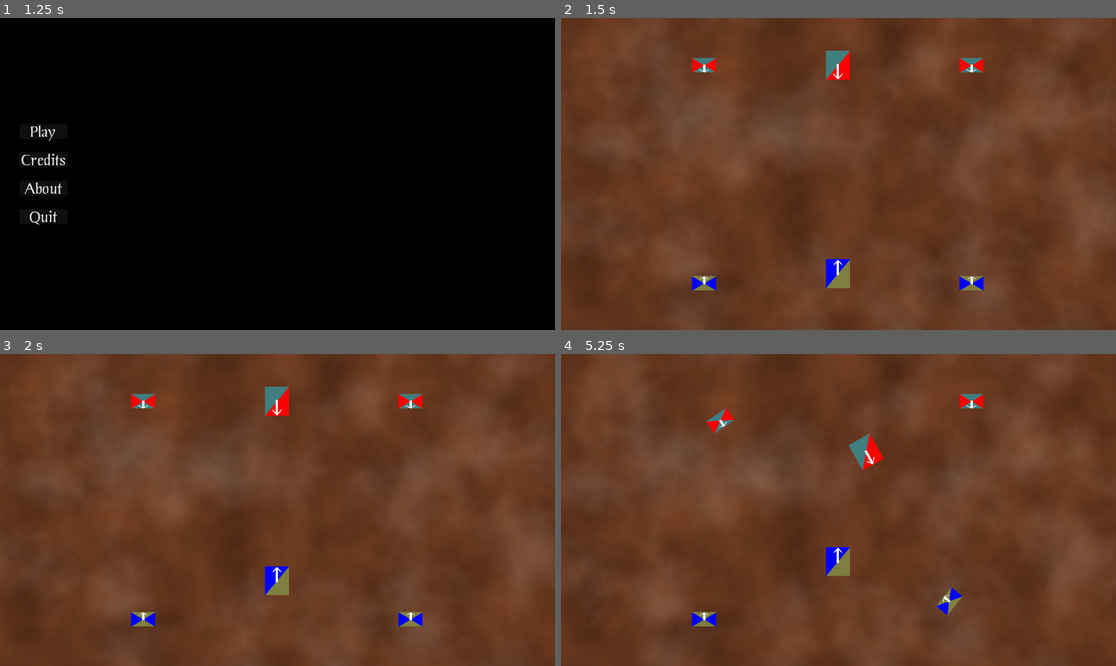
Above: before the commit, frames 1-4 (two rows, left to right).
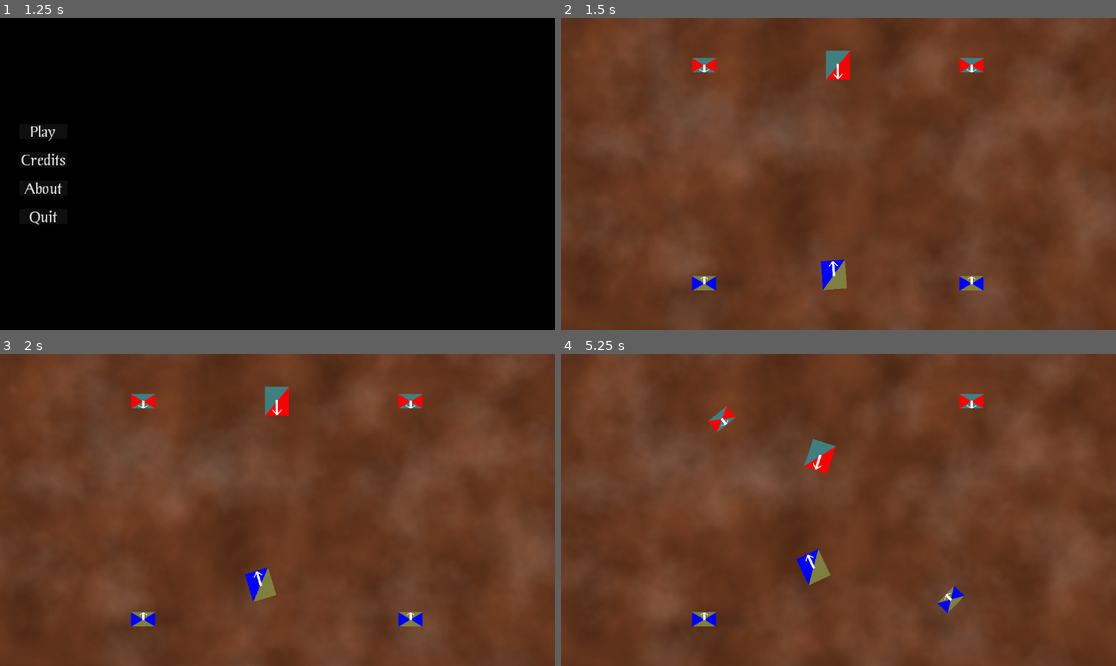
Above: after the commit, the same moments.

Repository: Habidakus/fantasy-battle
Game: Godot game, scene res://Scenes/TopLevelStateMachine.tscn
Same seed, same stepped clock (60 frames per second), same inputs: the game is played once before the commit and once after it.
Inputs (mouse positions are in pixels of both pictures, inside the frame that each line leads up to):
- Up to frame 1 (1.25 s): tap Enter at 0.5 s; move the mouse to (399, 158) at 0.52 s; click (399, 158) at 0.67 s
- Up to frame 2 (1.5 s): click "Play" at 1.25 s
- Up to frame 3 (2 s): no input
- Up to frame 4 (5.25 s): move the mouse to (727, 525) at 2.02 s; click (727, 525) at 2.17 s; move the mouse to (894, 441) at 2.77 s; click (894, 441) at 2.92 s; move the mouse to (810, 572) at 3.52 s; click (810, 572) at 3.67 s; move the mouse to (1005, 556) at 4.27 s; click (1005, 556) at 4.42 s; move the mouse to (672, 463) at 5.02 s; click (672, 463) at 5.17 s

Frame 1 is identical in both runs. In frame 2, 0.3% of the frame differs, in the area x 46-53%, y 77-88%; in frame 3, 0.7%; in frame 4, 1.9%, in the area x 26-73%, y 16-84%.

Commit message:
Make charging units flush against their targets, have AI consider more points around a target to move towards.

Diff:
--- a/Scripts/AIArmyController.gd
+++ b/Scripts/AIArmyController.gd
@@ -11,7 +11,7 @@
 
 func RequestOrders(squad : Squad) -> void:
 	var game_state : GameState = _turn_engine.GenerateGameState(squad)
-	var action : ArmyControllerAction = _negamax_engine.get_best_action(game_state, 8)
+	var action : ArmyControllerAction = _negamax_engine.get_best_action(game_state, 5)
 	if action != null:
 		_turn_engine.SubmitAction(action)
 
--- a/Scripts/ArmyControllerAction.gd
+++ b/Scripts/ArmyControllerAction.gd
@@ -6,7 +6,7 @@
 var _action : Action
 var _target : Squad
 var _position : Vector2
-var _rotation : float
+#var _rotation : float
 var _jcounter : JCounter = JCounter.Create("ArmyControllerAction")
 
 func _to_string() -> String:
@@ -32,30 +32,30 @@
 		_:
 			return "%s will perform unknown action: %s" % [squad_name, Action.keys()[_action]]
 
-func ApplyToBoardState(board_state : BoardState, rnd : RandomNumberGenerator, print : bool) -> void:
+func ApplyToBoardState(board_state : BoardState, rnd : RandomNumberGenerator, prnt : bool) -> void:
 	match _action:
 		Action.PASS:
-			_apply_pass(print, board_state)
+			_apply_pass(prnt, board_state)
 		Action.MELEE:
-			_apply_melee(print, board_state, rnd)
+			_apply_melee(prnt, board_state, rnd)
 		Action.CHARGE:
-			_apply_charge(print, board_state, rnd)
+			_apply_charge(prnt, board_state, rnd)
 		Action.MOVE:
-			_apply_move(print, board_state)
+			_apply_move(prnt, board_state)
 		_:
 			assert(false, "Unknown action type: " + Action.keys()[_action])
 
-func _apply_pass(print: bool, board_state : BoardState) -> void:
+func _apply_pass(prnt: bool, board_state : BoardState) -> void:
 	if _squad != null:
-		if print:
+		if prnt:
 			print("%s passes" % [_squad])
 		board_state.DelaySquad(_squad.id, 2)
 	else:
-		if print:
+		if prnt:
 			print("Player passes")
 
-func _apply_melee(print: bool, board_state : BoardState, rnd : RandomNumberGenerator) -> void:
-	board_state.InflictDamage(print, _squad.id, _target.id, Squad.DamageType.MELEE, rnd)
+func _apply_melee(prnt: bool, board_state : BoardState, rnd : RandomNumberGenerator) -> void:
+	board_state.InflictDamage(prnt, _squad.id, _target.id, Squad.DamageType.MELEE, rnd)
 	var both_alive : bool = true
 	if board_state.RemoveSquadIfDead(_target.id):
 		both_alive = false
@@ -66,9 +66,9 @@
 	if both_alive:
 		board_state.MarkInCombat(_squad.id, _target.id)
 
-func _apply_charge(print: bool, board_state : BoardState, rnd : RandomNumberGenerator) -> void:
+func _apply_charge(prnt: bool, board_state : BoardState, rnd : RandomNumberGenerator) -> void:
 	board_state.MoveTowardsTarget(_squad.id, _target.id)
-	board_state.InflictDamage(print, _squad.id, _target.id, Squad.DamageType.CHARGE, rnd)
+	board_state.InflictDamage(prnt, _squad.id, _target.id, Squad.DamageType.CHARGE, rnd)
 	var both_alive : bool = true
 	if board_state.RemoveSquadIfDead(_target.id):
 		both_alive = false
@@ -79,13 +79,13 @@
 	if both_alive:
 		board_state.MarkInCombat(_squad.id, _target.id)
 
-func _apply_move(print: bool, board_state : BoardState) -> void:
-	if print:
+func _apply_move(prnt: bool, board_state : BoardState) -> void:
+	if prnt:
 		print("%s advances" % [_squad])
 	if _target != null:
 		board_state.MoveTowardsTarget(_squad.id, _target.id)
 	else:
-		board_state.MoveAtAngle(_squad.id, _position, _rotation)
+		board_state.MoveTowardsLocation(_squad.id, _position)
 	board_state.DelaySquad(_squad.id, _squad.GetMoveTime())
 
 static func _create(squad : Squad, action : Action) -> ArmyControllerAction:
@@ -106,10 +106,16 @@
 static func CreatePass(squad : Squad) -> ArmyControllerAction:
 	return ArmyControllerAction._create(squad, Action.PASS)
 
-static func CreateMove(squad : Squad, target : Squad) -> ArmyControllerAction:
+static func CreateMoveAt(squad : Squad, target : Squad) -> ArmyControllerAction:
 	assert(squad.GetArmy() != target.GetArmy())
 	var ret_val : ArmyControllerAction = ArmyControllerAction._create(squad, Action.MOVE)
 	ret_val._target = target
+	return ret_val
+
+static func CreateMoveTowards(squad : Squad, loc : Vector2) -> ArmyControllerAction:
+	var ret_val : ArmyControllerAction = ArmyControllerAction._create(squad, Action.MOVE)
+	ret_val._position = loc
+	#ret_val._rotation = squad.position.angle_to(loc)
 	return ret_val
 
 static func CreateCharge(squad : Squad, target : Squad) -> ArmyControllerAction:
--- a/Scripts/BoardState.gd
+++ b/Scripts/BoardState.gd
@@ -110,7 +110,7 @@
 	squad.rotation = vec_to_target.angle()
 	var forward_dir : Vector2 = Vector2(1,0).rotated(squad.rotation)
 	var dist_to_target : float = vec_to_target.length()
-	var thrust : float = squad._speed if dist_to_target > squad._speed else dist_to_target
+	var thrust : float = squad.GetMoveDistance() if dist_to_target > squad.GetMoveDistance() else dist_to_target
 	var move_vec : Vector2 = thrust * forward_dir
 	var distance_to_our_front : float = squad.GetDim().y / 2.0
 	var projection_vec : Vector2 = distance_to_our_front * forward_dir
@@ -126,14 +126,21 @@
 	if hit_point == null:
 		squad.position = squad.position + move_vec
 	else:
-		squad.position = hit_point - projection_vec
-
-func MoveToLocation(id : int, location : Vector2, rot : float) -> void:
+		squad.MakeFlushAgainst(facing_edge, hit_point)
+
+func MoveTowardsLocation(id : int, location : Vector2) -> void:
 	var squad : Squad = GetSquadById(id)
-	squad.position = location
-	squad.rotation = rot
-
-func InflictDamage(print: bool, attacker_id : int, target_id : int, damage_type : Squad.DamageType, rnd : RandomNumberGenerator) -> void:
+	#assert(Vector2(1,0).rotated(rot) == Vector2.from_angle(rot))
+	#squad.rotation = rot
+	var move_vector : Vector2 = location - squad.position
+	squad.rotation = move_vector.angle()
+	var speed : float = squad.GetMoveDistance()
+	if move_vector.length() <= speed:
+		squad.position = location
+	else:
+		squad.position += speed * move_vector.normalized()
+
+func InflictDamage(prnt: bool, attacker_id : int, target_id : int, damage_type : Squad.DamageType, rnd : RandomNumberGenerator) -> void:
 	var attacker : Squad = GetSquadById(attacker_id)
 	var defender : Squad = GetSquadById(target_id)
 	var flank : Squad.FlankType = defender.GetPresentingFlank(attacker.position)
@@ -156,7 +163,7 @@
 				attacker_wounds += 1
 		else:
 			dice_text += " %s=%s" % [attacker_roll, defender_roll]
-	if print:
+	if prnt:
 		var damage : String = "wounds(%s/%s)" % [attacker_wounds, defender_wounds]
 		print("%s %ss %s in the %s: [%s ] %s" % [attacker, Squad.DamageType.keys()[damage_type], defender, Squad.FlankType.keys()[flank], dice_text, damage])
 	for i in range(attacker_wounds):
--- a/Scripts/Squad.gd
+++ b/Scripts/Squad.gd
@@ -73,6 +73,35 @@
 func IsDead() -> bool:
 	return _units_healthy + _units_wounded <= 0
 
+func MakeFlushAgainst(edge : Array[Vector2], pointOnLine : Vector2) -> void:
+		var edgeDir : Vector2 = (edge[0] - edge[1])
+		var facingDir : Vector2 = Vector2(-edgeDir.y, edgeDir.x).normalized()
+
+		var ourCurrentDirection : Vector2 = Vector2.from_angle(rotation)
+		assert(ourCurrentDirection.is_normalized())
+
+		# If the edge that was given to us is backwards, flip the facing dir
+		var dot : float = ourCurrentDirection.dot(facingDir)
+		if dot < 0:
+			facingDir = Vector2.ZERO - facingDir
+
+		var distance_to_our_front : float = GetDim().y / 2.0
+		rotation = facingDir.angle()
+		position = pointOnLine - (distance_to_our_front * facingDir )
+		#squad.position = hit_point - projection_vec
+
+func GetInterestingPointsNearMe(distance : float) -> Array[Vector2]:
+	var dims : Vector2 = GetDim() / 2.0
+	var points : Array[Vector2] = [ dims, Vector2(-dims.x, dims.y), Vector2(-dims.x, -dims.y), Vector2(dims.x, -dims.y) ]
+	for i in range(points.size()):
+		points[i] = position + points[i].rotated(rotation)
+	var ret_val : Array[Vector2]
+	for i in range(points.size()):
+		var mid_edge : Vector2 = (points[i] + points[(i + 1) % 4]) / 2.0
+		var dir : Vector2 = (mid_edge - position).normalized()
+		ret_val.append(dir * distance + mid_edge)
+	return ret_val
+
 func GetPresentingFlank(attack_loc : Vector2) -> FlankType:
 	var dims : Vector2 = GetDim() / 2.0
 	var points : Array[Vector2] = [ dims, Vector2(-dims.x, dims.y), Vector2(-dims.x, -dims.y), Vector2(dims.x, -dims.y) ]
@@ -103,6 +132,9 @@
 	# TODO: Charge distance should change by formation & squad type
 	return _speed
 
+func GetMoveDistance() -> float:
+	return _speed
+
 func CanCharge(enemy : Squad) -> bool:
 	# TODO: Add cost to turn towards closest spot on enemy
 	var distance_to_our_front : float = GetDim().y / 2.0
@@ -145,7 +177,8 @@
 			if CanCharge(enemy):
 				ret_val.append(ArmyControllerAction.CreateCharge(self, enemy))
 			else:
-				ret_val.append(ArmyControllerAction.CreateMove(self, enemy))
+				for point : Vector2 in enemy.GetInterestingPointsNearMe(self.GetMoveDistance() * 0.95):
+					ret_val.append(ArmyControllerAction.CreateMoveTowards(self, point))
 		ret_val.append(ArmyControllerAction.CreatePass(self))
 	return ret_val
 
